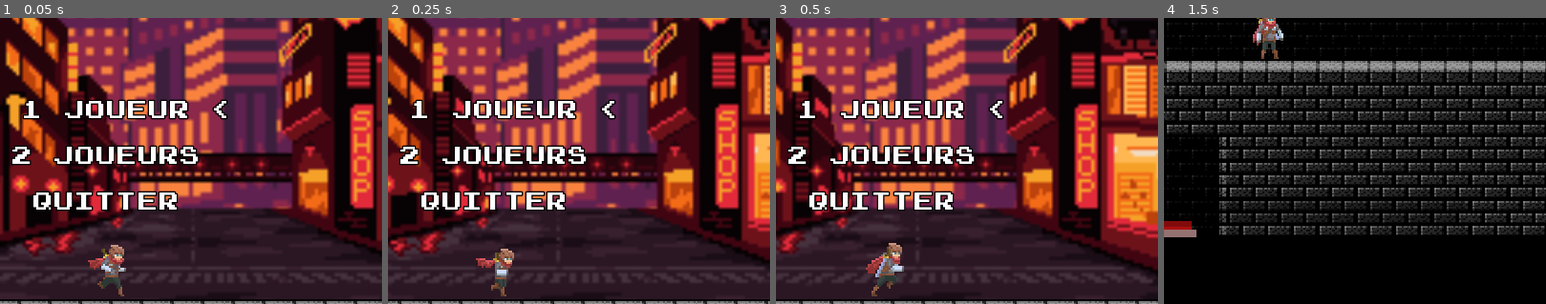
Above: before the commit, frames 1-4 (left to right).
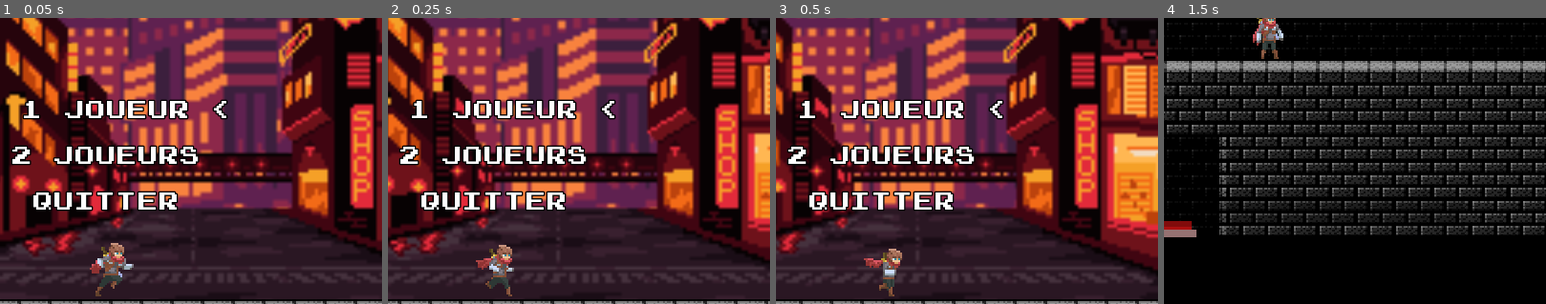
Above: after the commit, the same moments.

Repository: J-Vernay/wonderjam-hiver2021
Game: Godot game, scene res://TestZone/Menu.tscn
The game is run twice, just before and just after one commit, with the same random seed, the same clock (stepped at 60 frames per second) and the same inputs. The engine's default icon, where the game draws it, is replaced by a stand-in: a white triangle on a blue panel in a dark square.
Inputs:
- Up to frame 1 (0.05 s): no input
- Up to frame 2 (0.25 s): no input
- Up to frame 3 (0.5 s): no input
- Up to frame 4 (1.5 s): tap Enter (ui_accept) at 0.5, 0.77 s; hold Down (Down2) 0.53-1.28 s; hold Z (Up1) from 0.53 s (still down); tap Up (Up2) at 1.35 s
The pictures show only the part of the screen within x 36-86%, y 36-86%; the shares and areas given below are measured in that part.

The runs differ from the first frame. In frame 1, 0.8% of the frame differs, in the area x 23-35%, y 78-98%; in frame 2, 0.8%; in frame 3, 1.0%, in the area x 23-34%, y 78-98%; in frame 4, nothing differs.

Commit message:
Je sais pas trop

Diff:
--- a/TestZone/MainScene.tscn
+++ b/TestZone/MainScene.tscn
@@ -120,3 +120,5 @@
 margin_right = 600.0
 margin_bottom = 250.0
 alignment = 1
+[connection signal="game_end" from="VBoxContainer/ViewportContainer/Viewport1/AllLevels1" to="." method="_on_game_end"]
+[connection signal="game_end" from="VBoxContainer/ViewportContainer2/Viewport2/AllLevels2" to="." method="_on_game_end"]
--- a/TestZone/Menu.tscn
+++ b/TestZone/Menu.tscn
@@ -64,7 +64,7 @@
 position = Vector2( 600, 712 )
 scale = Vector2( 3, 3 )
 frames = SubResource( 1 )
-frame = 4
+frame = 3
 playing = true
 
 [node name="Root" type="CenterContainer" parent="."]
Not shown: 3 places in TestZone/MainScene.tscn that only renumber resources
